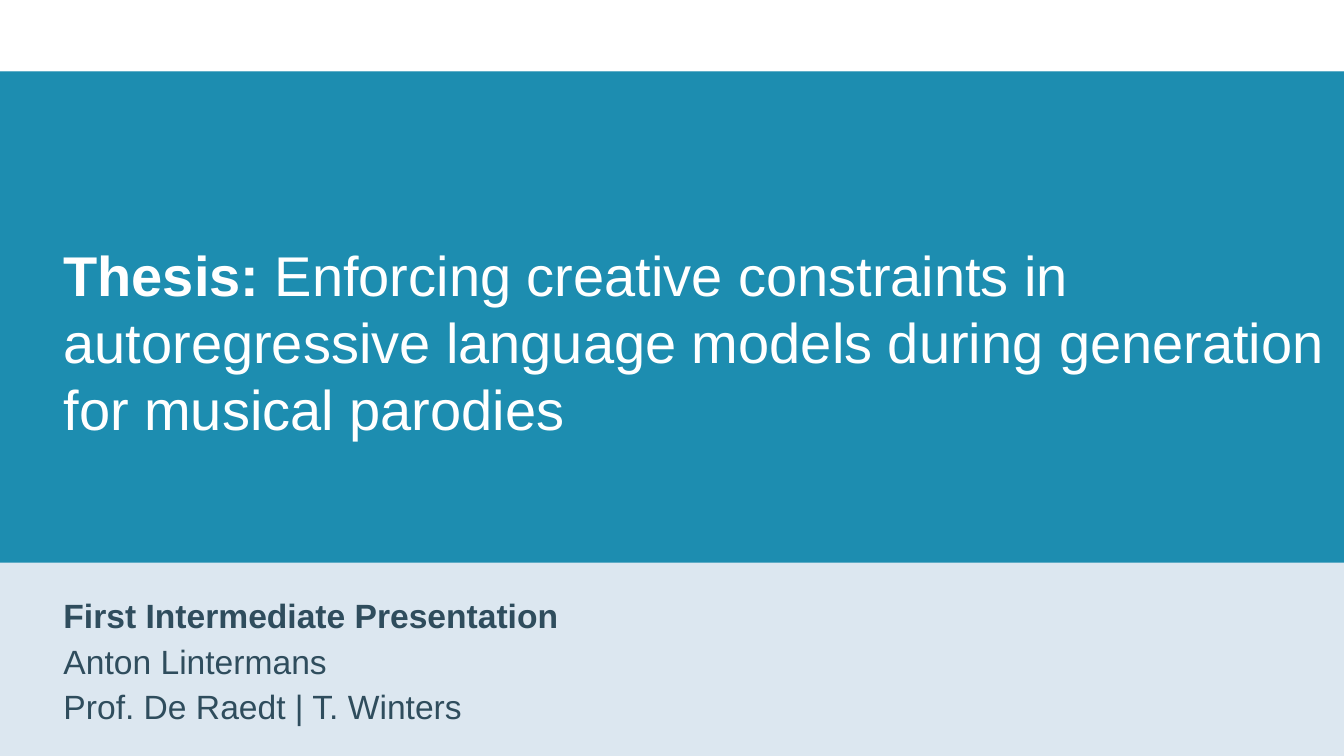
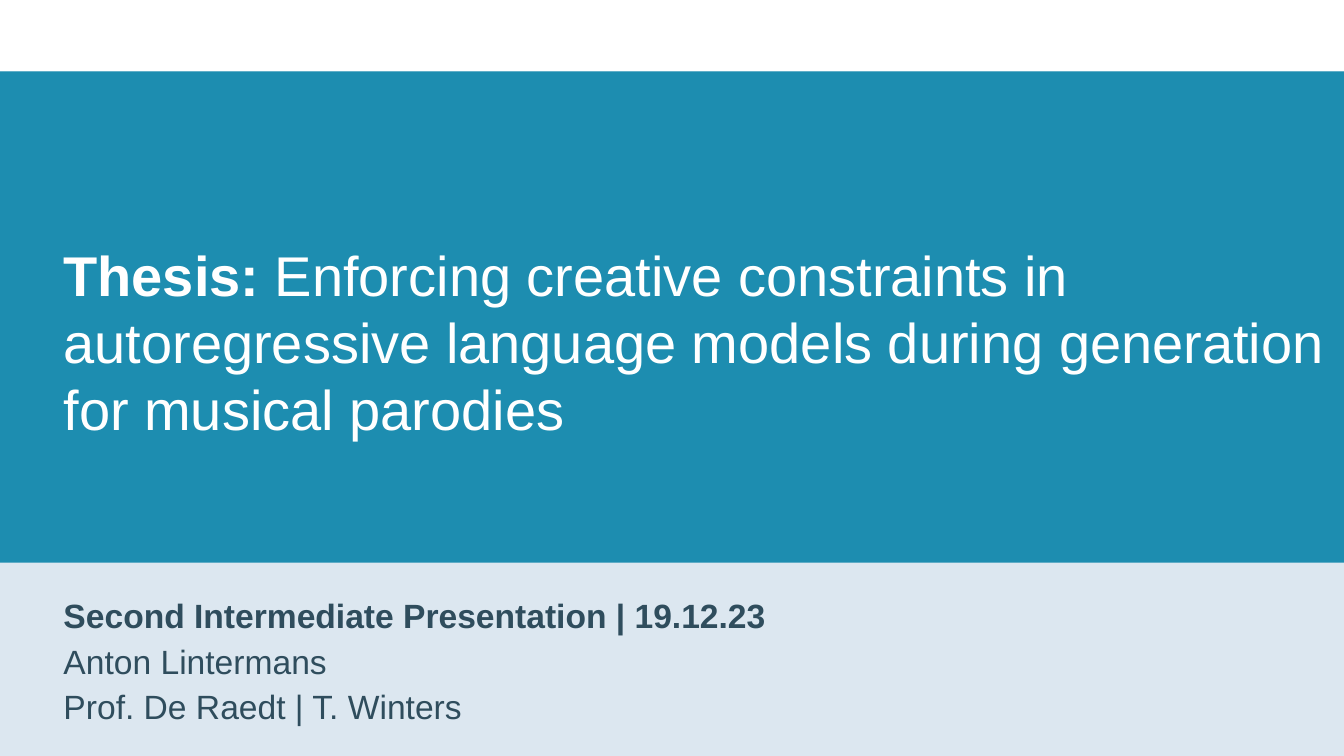
Before and after one commit to Alintermans/Thesis, a slide deck: slide 1 of Presentations/Second Intermediate Presentation/Presentation.pptx. Drawn at 1344x756 pixels with LibreOffice and Linux fonts; fonts in the diff are those of the drawing; background and template pictures are left out. Boxes give left, top, right and bottom in pixels: in the first picture for what was removed or moved away, otherwise in the second. Text is boxed around its words. In the diff, an @@ line names an element or a change of style, - is before the commit and + after.

```diff
--- a/Presentations/Second Intermediate Presentation/Presentation.pptx
+++ b/Presentations/Second Intermediate Presentation/Presentation.pptx
@@ subtitle at [63, 603, 766, 629]: text changed @@
-First Intermediate Presentation
+Second Intermediate Presentation | 19.12.23
```
Also in this commit, not shown: 1 other slide changed, 1 slide added, 1 slide removed.
